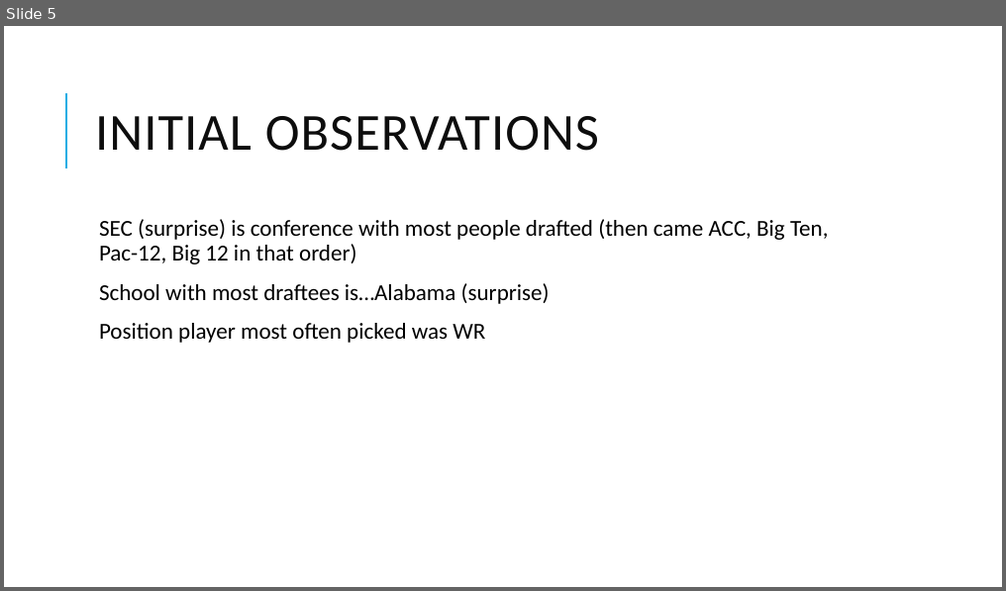
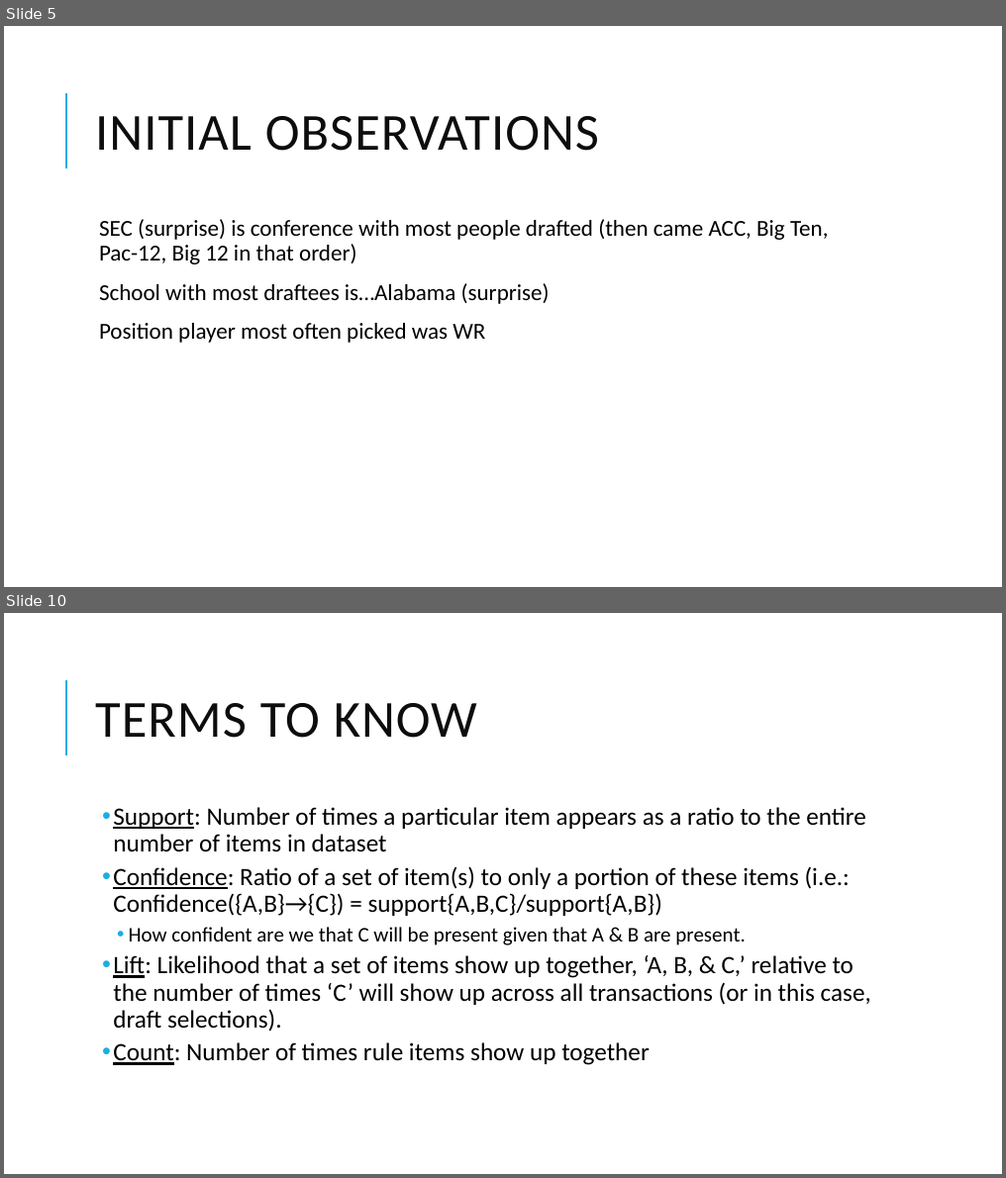
Before and after one commit to snyousef/NFL-Draft-Data, a slide deck: Quick Analysis of NFL Draft Data using Arules.pptx. Shown one above the other, each under a label of ours: slide 5 before the commit, slides 5 and 10 after it; the slides between them are not shown. The pictures are 1006x591 and 1006x1178 pixels, drawn with LibreOffice and Linux fonts; fonts in the diff are those of the drawing. Boxes give left, top, right and bottom in pixels: in the first picture for what was removed or moved away, otherwise in the second. Text is boxed around its words. In the diff, an @@ line names an element or a change of style, - is before the commit and + after.

```diff
--- a/Quick Analysis of NFL Draft Data using Arules.pptx
+++ b/Quick Analysis of NFL Draft Data using Arules.pptx
@@ slide 10 added at (x1=4, y1=613, x2=1002, y2=1174), background #FFFFFF; not listed: 1 template element that a slide beside it also shows @@
@@ title added at (x1=95, y1=703, x2=477, y2=738), 50 pt, text #0D0D0D @@
+TERMS TO KNOW
@@ text added at (x1=113, y1=807, x2=871, y2=1065), 24 pt, text #000000 @@
+  • Support: Number of times a particular item appears as a ratio to the entire number of items in dataset
+  • Confidence: Ratio of a set of item(s) to only a portion of these items (i.e.: Confidence({A,B}→{C}) = support{A,B,C}/support{A,B})
+    • How confident are we that C will be present given that A & B are present.
+  • Lift: Likelihood that a set of items show up together, ‘A, B, & C,’ relative to the number of times ‘C’ will show up across all transactions (or in this case, draft selections).
+  • Count: Number of times rule items show up together
```
Also in this commit, not shown: 7 slides changed, 1 other file.
